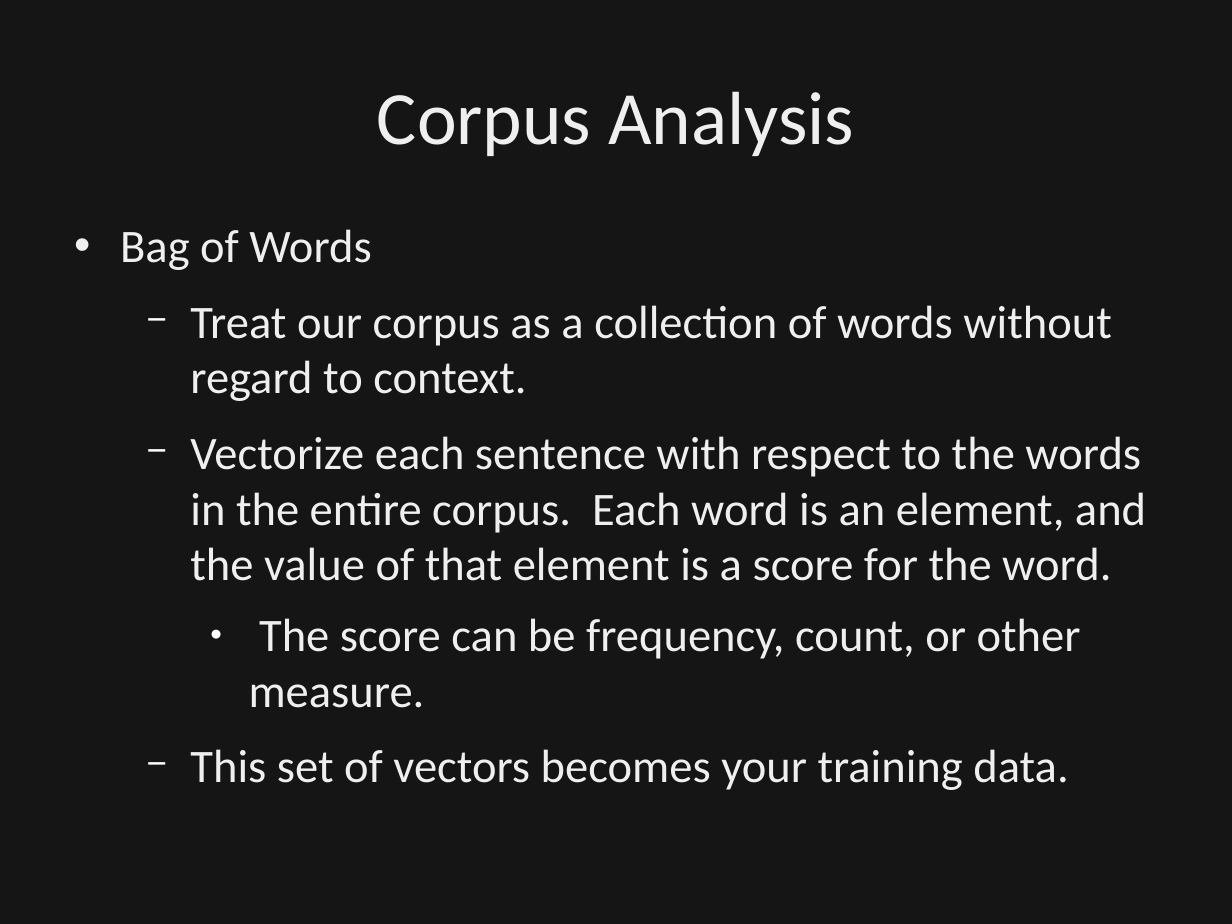
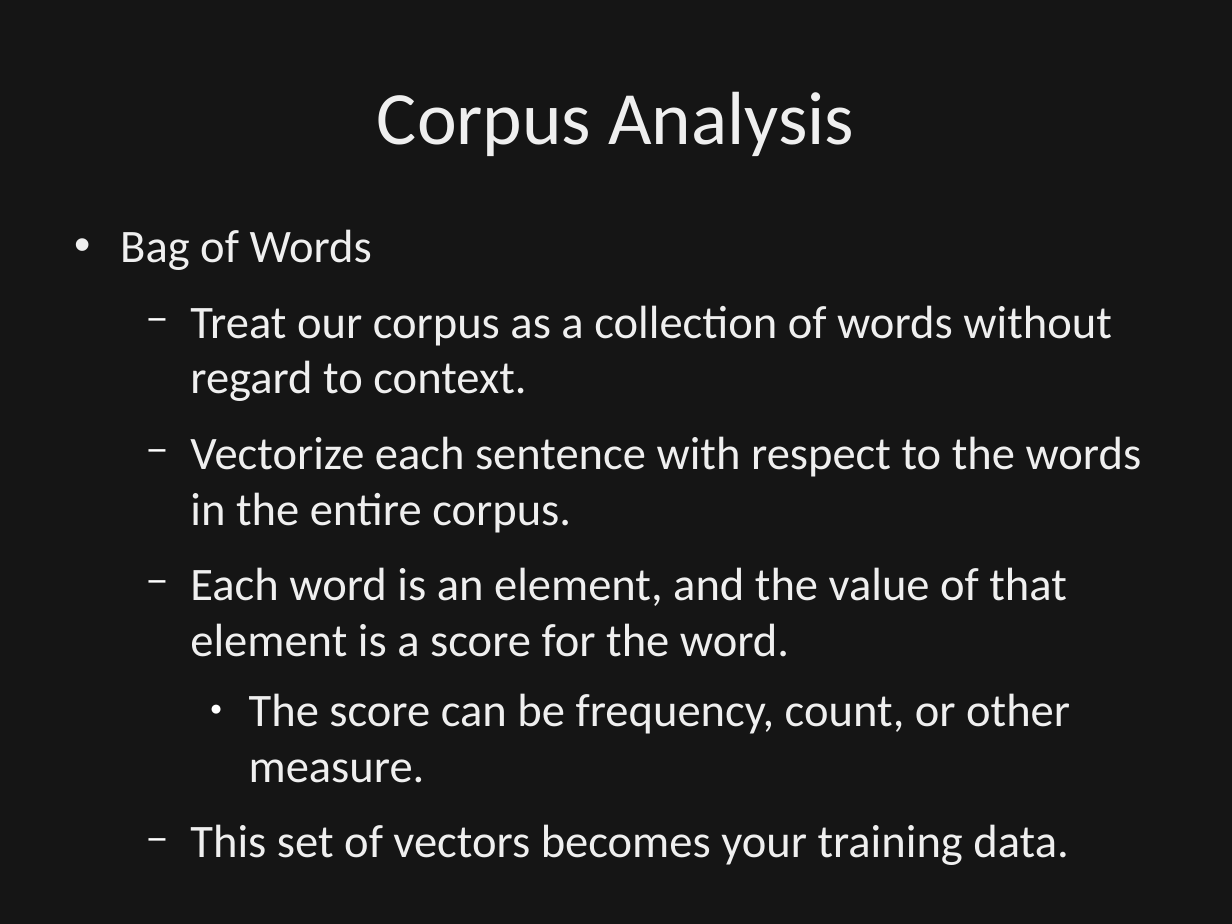
Before and after one commit to dbowmans46/PracticalProgramming, a slide deck: slide 53 of Session 7 - Python/Instructional Material/Session 7 - Python Brief Intro to NLP.odp. Drawn at 1232x924 pixels with LibreOffice and Linux fonts; fonts in the diff are those of the drawing; background and template pictures are left out; a plain dark background stands for a picture behind light text. Boxes give left, top, right and bottom in pixels: in the first picture for what was removed or moved away, otherwise in the second. Text is boxed around its words. In the diff, an @@ line names an element or a change of style, - is before the commit and + after.

Commit message:
Corrected bullet points on frequency distribution and bag of words slides.

```diff
--- a/Session 7 - Python/Instructional Material/Session 7 - Python Brief Intro to NLP.odp
+++ b/Session 7 - Python/Instructional Material/Session 7 - Python Brief Intro to NLP.odp
@@ text at [190, 436, 1142, 657]: text changed @@
-  − Vectorize each sentence with respect to the words in the entire corpus. Each word is an element, and the value of that element is a score for the word.
+  − Vectorize each sentence with respect to the words in the entire corpus.
+  − Each word is an element, and the value of that element is a score for the word.
```
Also in this commit, not shown: 1 other slide changed.
